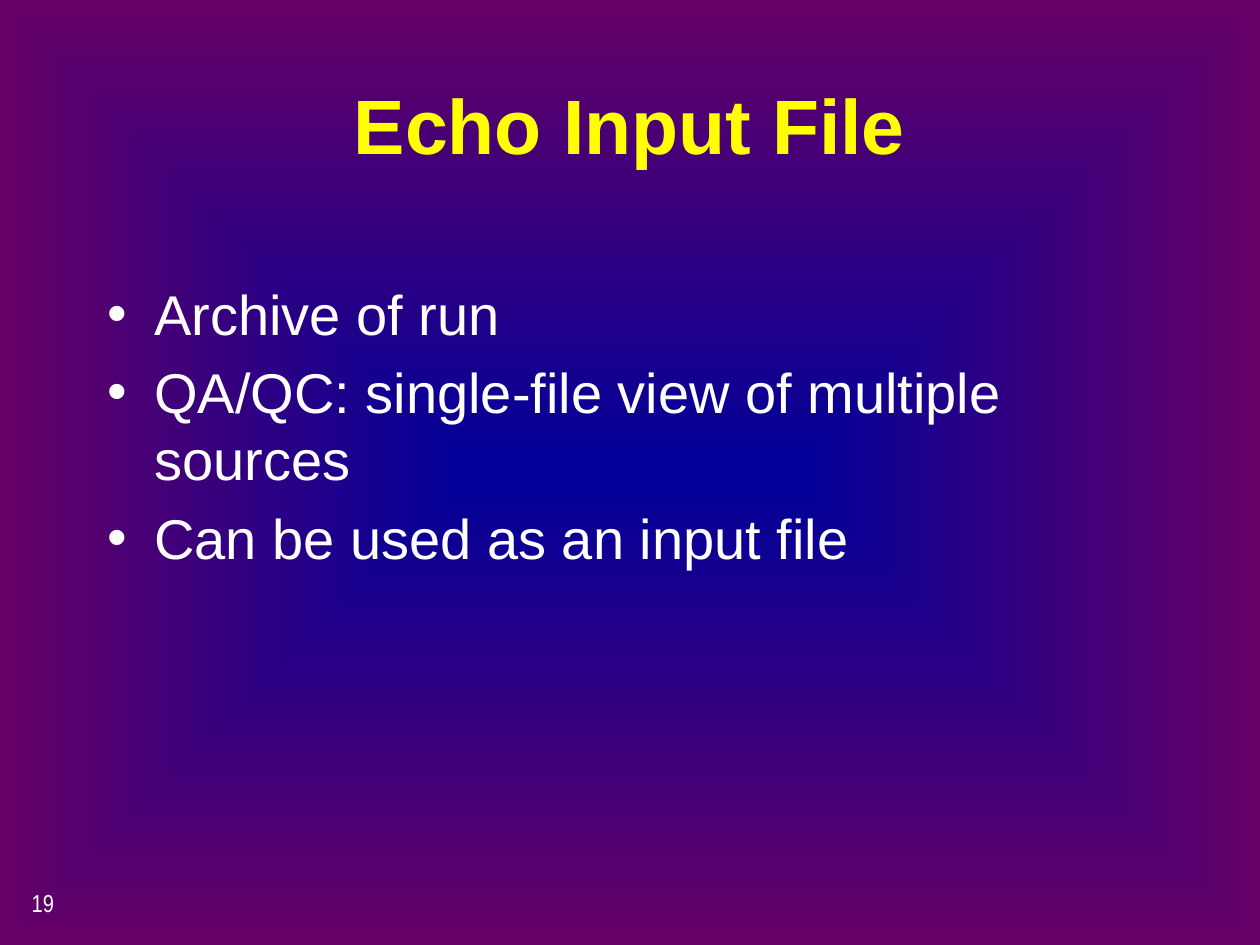
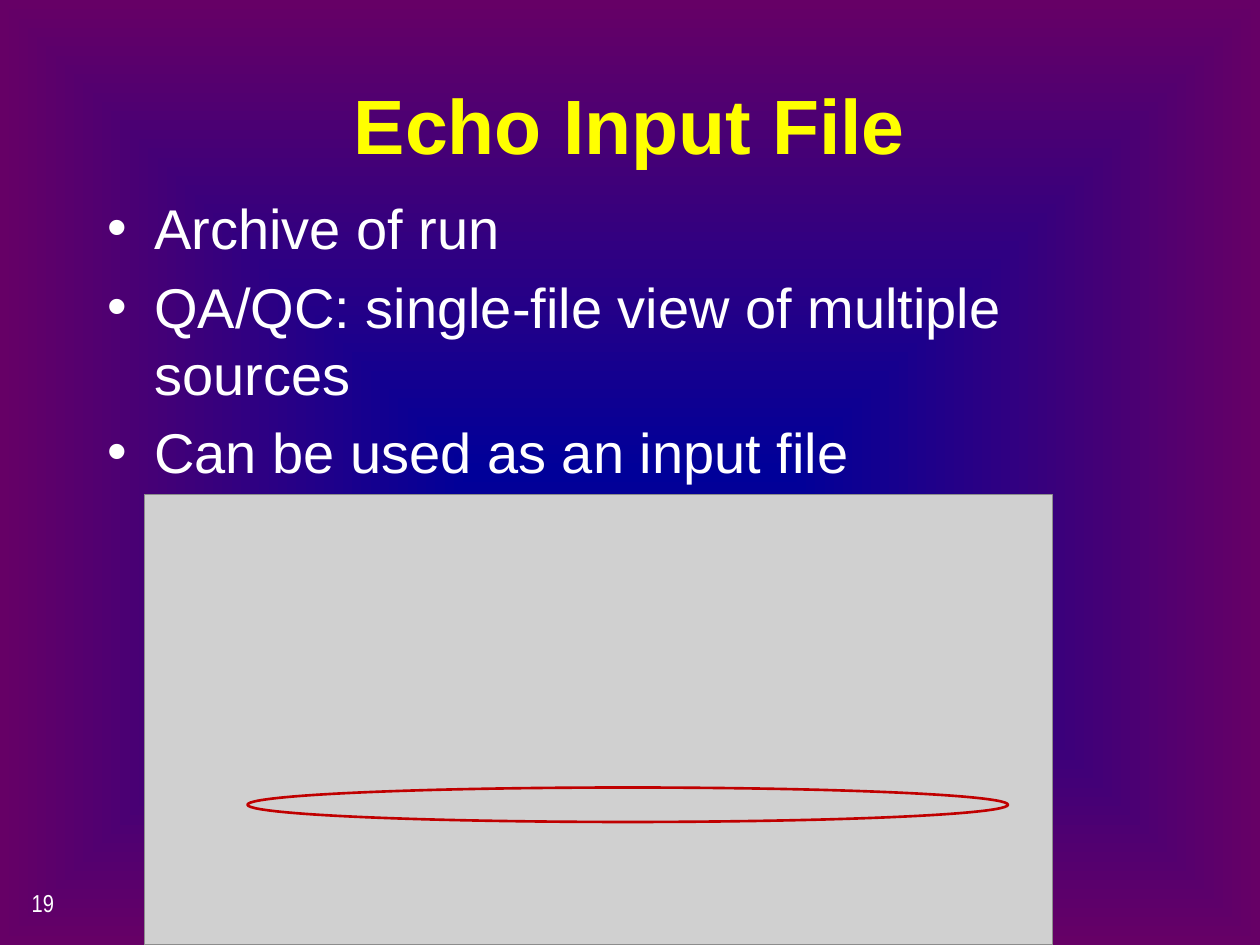
Before and after one commit to CADWRDeltaModeling/dsm2, a slide deck: slide 19 of dsm2/presentations/p4_simulation_data.pptx. Drawn at 1260x945 pixels with LibreOffice and Linux fonts; fonts in the diff are those of the drawing; grey boxes stand for pictures. Boxes give left, top, right and bottom in pixels: in the first picture for what was removed or moved away, otherwise in the second. Text is boxed around its words. In the diff, an @@ line names an element or a change of style, - is before the commit and + after.

Commit message:
Former-commit-id: cc573d91eac7c8caa6e0d7f498cc3efc6788fe4e

```diff
--- a/dsm2/presentations/p4_simulation_data.pptx
+++ b/dsm2/presentations/p4_simulation_data.pptx
@@ text "Archive of run": place and size @@
-text "Archive of run" at [154, 294, 1001, 570]
+text "Archive of run" at [154, 208, 1001, 484]
@@ picture added at [145, 495, 1053, 945] @@
@@ ellipse added at [247, 788, 1008, 822], outline #C00000 1.5 pt @@
```
